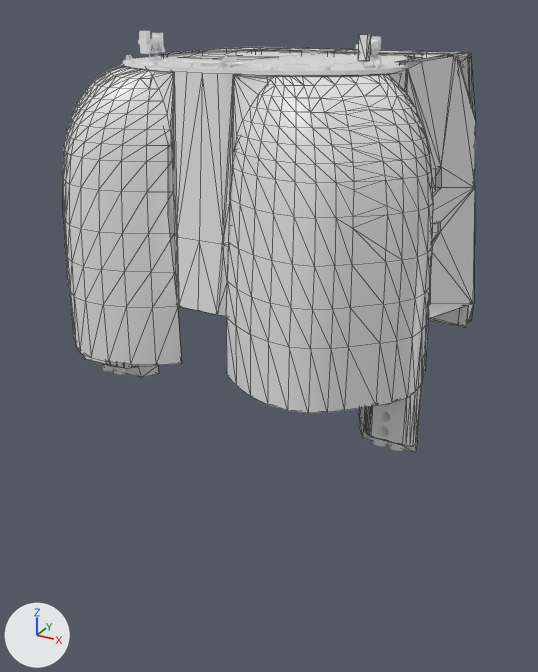
What one commit did to the FBX model shuttle_system_parts_redone/unity/shuttle parts redone/Assets/parts/models/engmount_oms.fbx.
Rendered twice from a camera (50 mm lens) standing at (7.11, -13.68, 3.36) and looking at (-0.36, -0.1, -3.43). The lights are fixed; the arrows at lower left show +X, +Y and +Z. Mesh edges are drawn as thin lines on the coarser meshes. Where no turn or scale is listed for an object, it has been applied to the vertices.

Names of what the first picture shows: 'RIGHT_ARCS_POD', 'RIGHT_ARCS_POD_004_001', 'S2', 'ULTRA_ENGINE', 'Xo1307_BULKHEAD', '_111R', '_111R_001'.
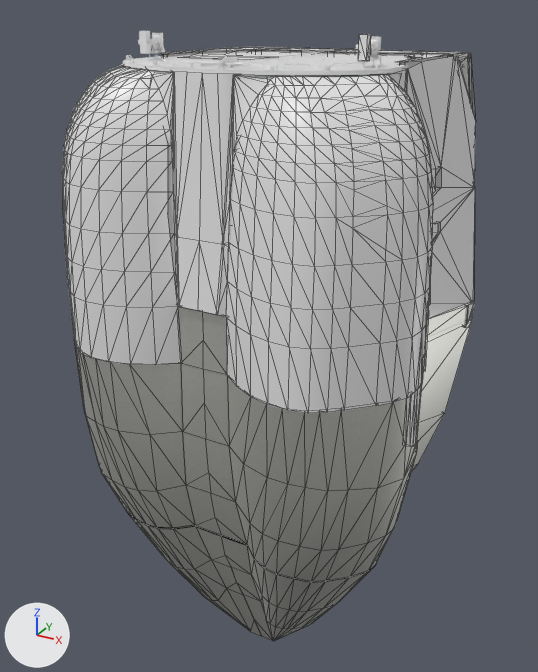
What differs and where, as boxes [x1, y1, x2, y2] in the pictures (538 x 672 px):
```json
{"object": "Tailcone", "change": "added", "after": [74, 301, 474, 641]}
```

Scene script edits in JSON lines:
```json
{"op": "add", "block": "img_tailcone_png", "code": ["img_tailcone_png = load_image('Tailcone.png', '../../../../../blender/Tailcone.png', 1024, 1024, 'sRGB')"]}
{"op": "add", "block": "mat_tailcone", "code": ["mat_tailcone = principled_material('tailcone')", "mat_tailcone.texture = img_tailcone_png", "mat_tailcone.metallic = 1.0"]}
{"op": "add", "block": "me_tailcone", "code": ["me_tailcone = bpy.data.meshes.new('Tailcone ')", "me_tailcone.from_pydata(...)  # 263 vertices, 410 faces; spans x -3.81..3.81, y -3.06..3.84, z -5.08..4.64", "me_tailcone.materials.append(mat_tailcone)  # picture img_tailcone_png"]}
{"op": "add", "block": "ob_tailcone_1", "code": ["ob_tailcone_1 = bpy.data.objects.new('Tailcone', me_tailcone)", "ob_tailcone_1.location = (0.0, -0.9, -6.28)"]}
```
